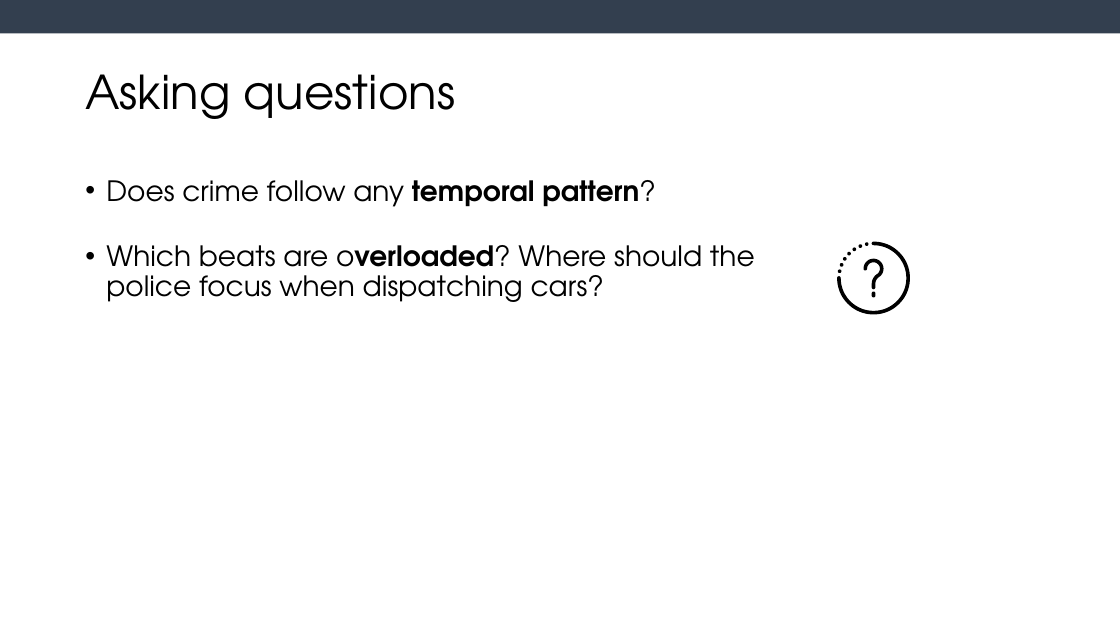
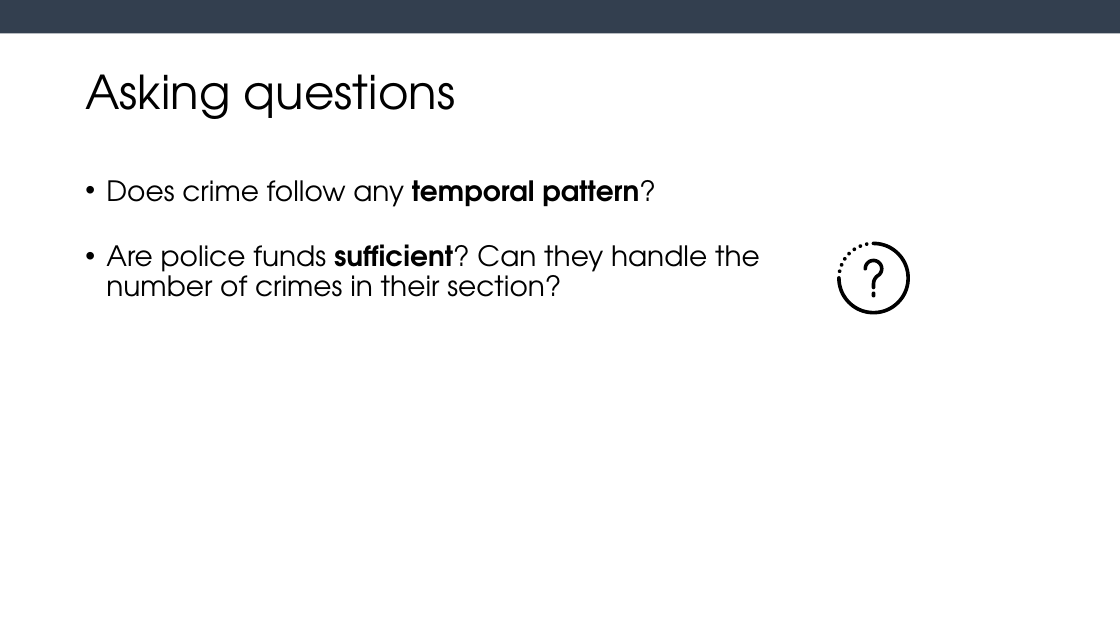
Before and after one commit to Vasco27/chicago_crimes_VD_1920, a slide deck: slide 4 of Criminality in Chicago_FOR_TOMORROW.pptx. Drawn at 1120x630 pixels with LibreOffice and Linux fonts; fonts in the diff are those of the drawing. Boxes give left, top, right and bottom in pixels: in the first picture for what was removed or moved away, otherwise in the second. Text is boxed around its words. In the diff, an @@ line names an element or a change of style, - is before the commit and + after.

```diff
--- a/Criminality in Chicago_FOR_TOMORROW.pptx
+++ b/Criminality in Chicago_FOR_TOMORROW.pptx
@@ text at (106,244,760,297): text changed @@
-• Which beats are overloaded? Where should the police focus when dispatching cars?
+• Are police funds sufficient? Can they handle the number of crimes in their section?
```
Also in this commit, not shown: 1 other slide changed.
